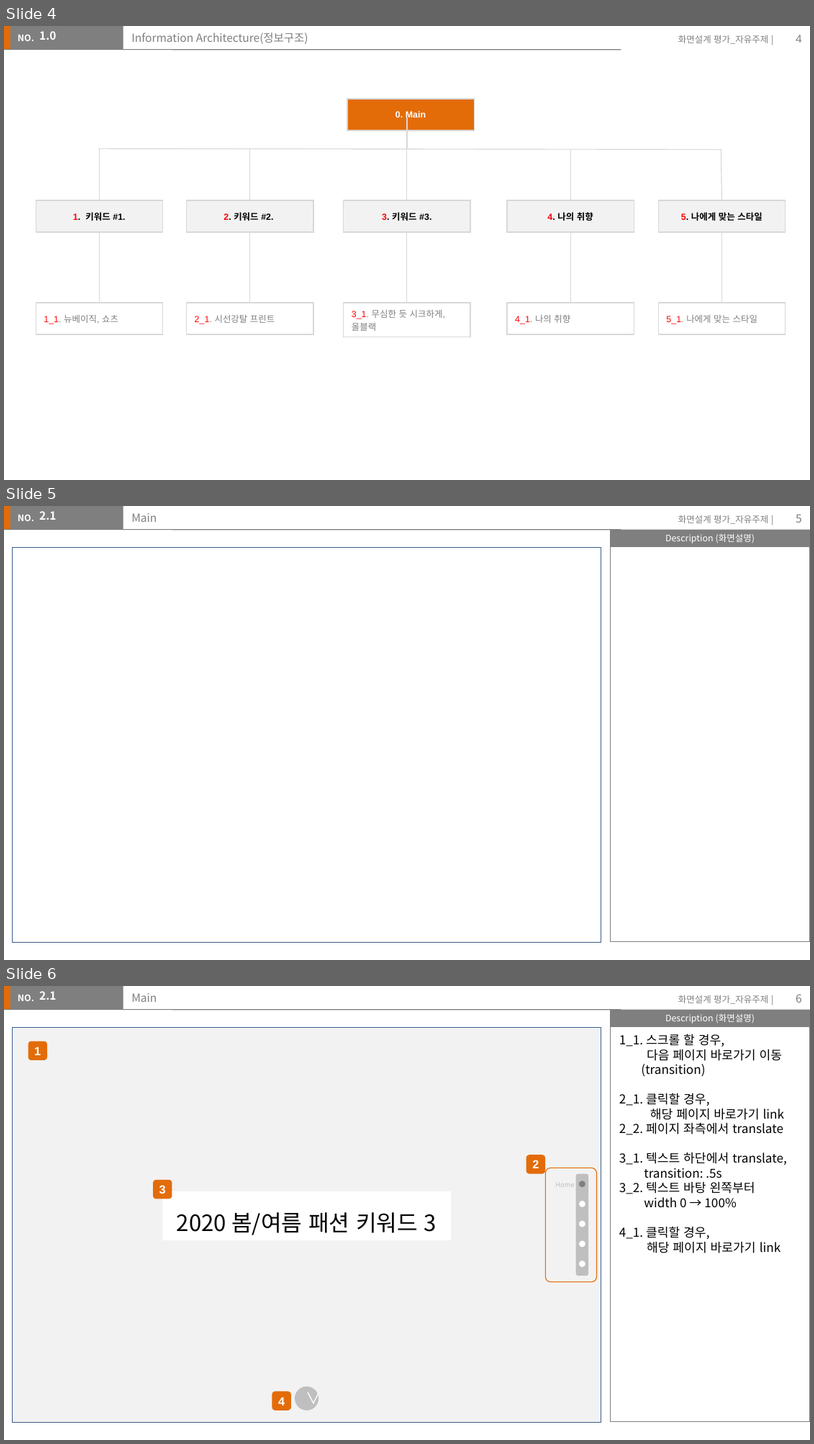
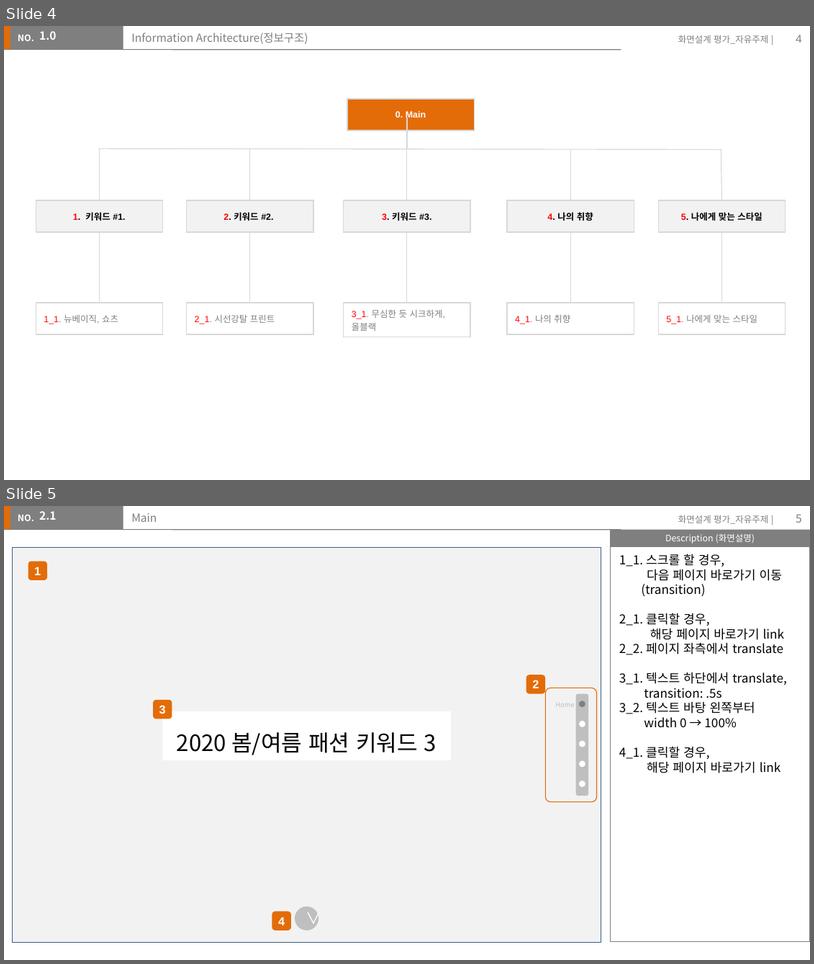
Before and after one commit to chaemilee9012/TIL2020, a slide deck: assignment/storyboard/이채미.pptx. Shown one above the other, each under a label of ours: slides 4, 5 and 6 before the commit, slides 4 and 5 after it. The pictures are 814x1444 and 814x964 pixels, drawn with LibreOffice and Linux fonts; fonts in the diff are those of the drawing. Boxes give left, top, right and bottom in pixels: in the first picture for what was removed or moved away, otherwise in the second. Text is boxed around its words. In the diff, an @@ line names an element or a change of style, - is before the commit and + after.

```diff
--- a/assignment/storyboard/이채미.pptx
+++ b/assignment/storyboard/이채미.pptx
@@ slide 5 removed at [4, 506, 810, 960], background #FFFFFF; not listed: 7 template elements that a slide beside it also shows @@
@@ text removed at [39, 511, 56, 520] @@
-2.1
@@ title removed at [131, 513, 157, 522] @@
-Main
@@ page number removed at [796, 514, 802, 523] @@
-5
@@ rectangle removed at [12, 547, 601, 942] @@
@@ what was slide 6 is now slide 5 @@
@@ page number at [796, 514, 802, 523]: text changed @@
-6
+5
```
Also in this commit, not shown: 2 slides changed, 3 other files.
